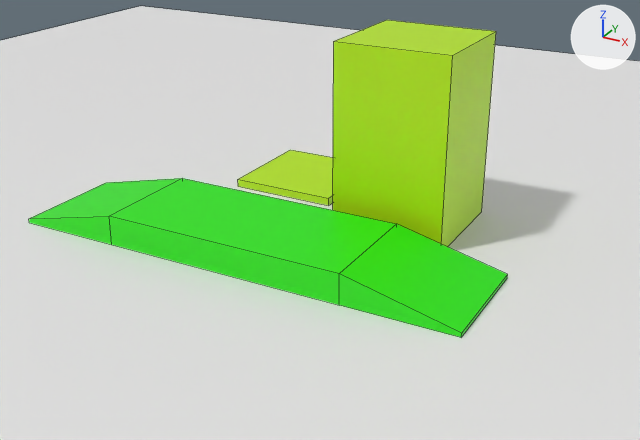
Two versions of the Blender file assets/map/map.blend, one commit apart.
Rendered twice from a 50 mm lens placed at (8.14, -12.54, 6.33), pointed at (1.76, -0.92, 0.53). The axes (+X, +Y, +Z) are drawn at upper right. The lights are the same throughout. Mesh edges are drawn as thin lines.
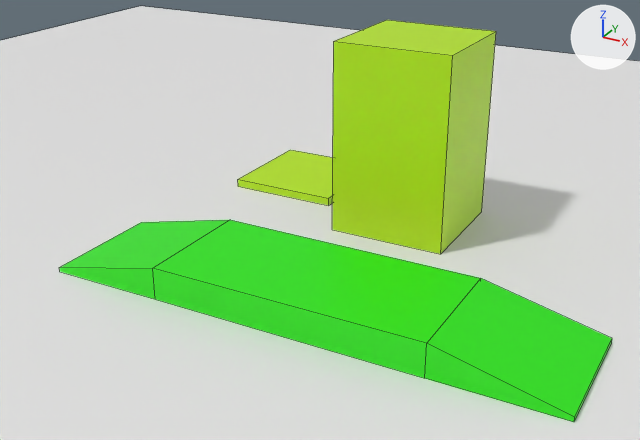
Location of each change, (x1, y1, x2, y2) in pixels of the pictures (640 x 440 px):
'Cube.002', moved: before (29, 178, 508, 337); after (59, 220, 612, 422)

Diff of the bpy script that builds the scene:
```diff
--- a/assets/map/map.blend.py
+++ b/assets/map/map.blend.py
@@ ob_cube_002 @@
 ob_cube_002 = bpy.data.objects.new('Cube.002', me_cube_002)
-ob_cube_002.location = (-2.25, -1.44, 1.0)
+ob_cube_002.location = (-0.43, -2.6, 1.0)
```
